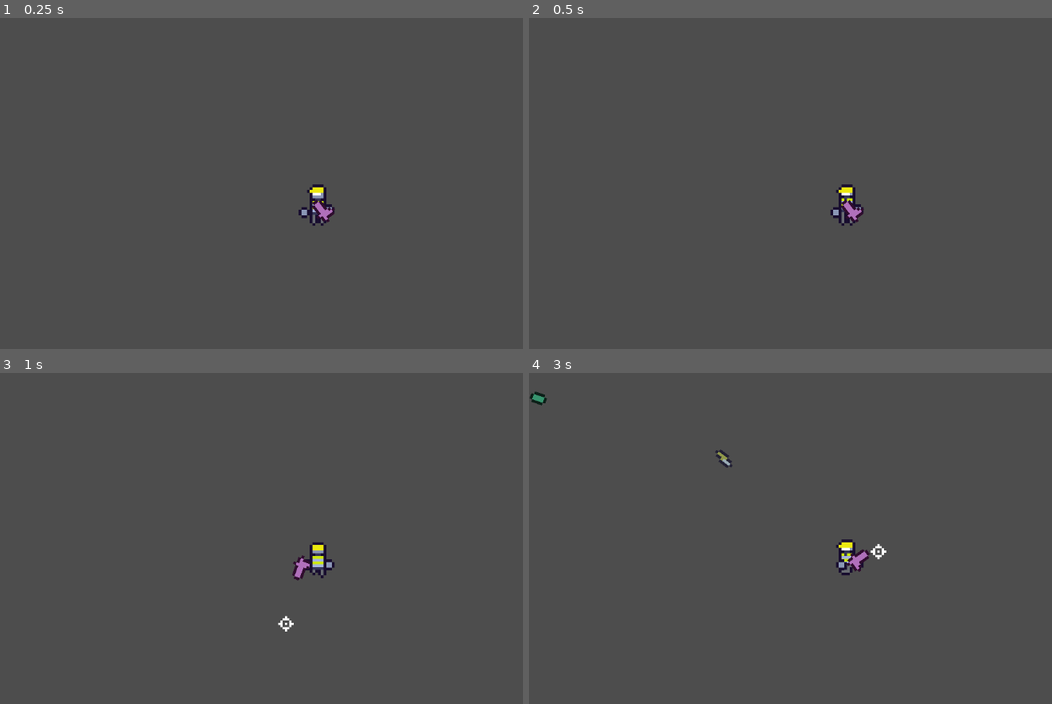
Above: before the commit, frames 1-4 (two rows, left to right).
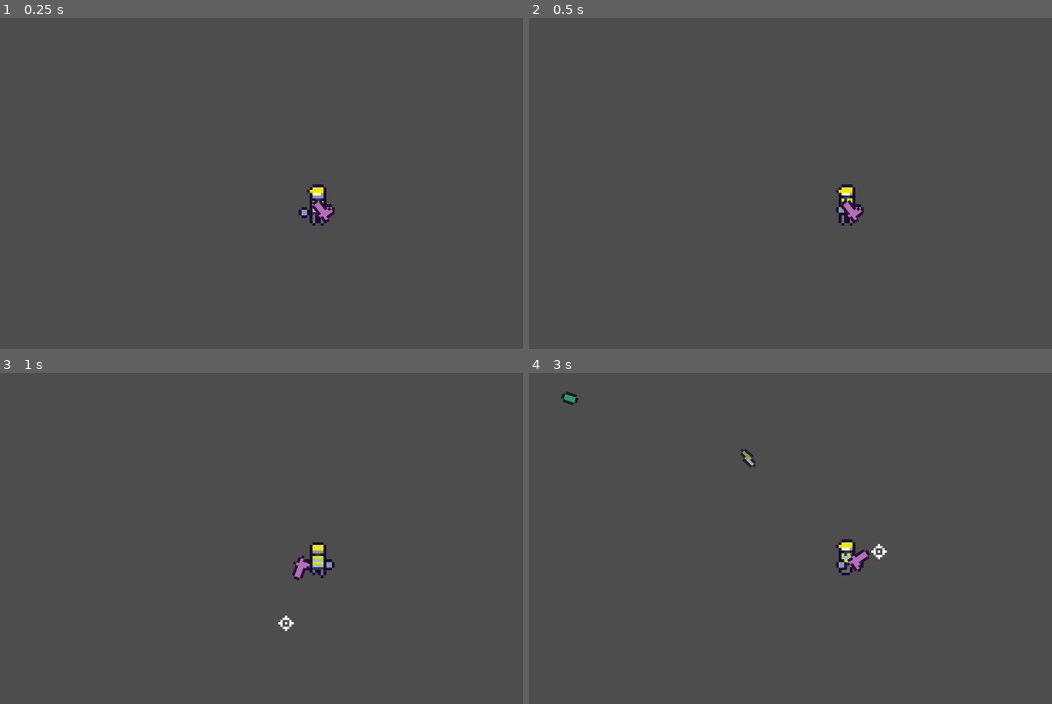
Above: after the commit, the same moments.

Repository: DryGuyx2/magnet_knives
Game: Godot game, scene res://main.tscn
Same seed, same stepped clock (60 frames per second), same inputs: the game is played once before the commit and once after it.
Inputs (mouse positions are in pixels of both pictures, inside the frame that each line leads up to):
- Up to frame 1 (0.25 s): no input
- Up to frame 2 (0.5 s): no input
- Up to frame 3 (1 s): move the mouse to (287, 624) at 0.52 s; hold W (move_up) from 0.53 s (still down); right-click (287, 624) at 0.6 s
- Up to frame 4 (3 s): move the mouse to (1036, 604) at 1.27 s; right-click (1036, 604) at 1.35 s; tap Enter at 2 s; move the mouse to (654, 498) at 2.02 s; release W (move_up) at 2.03 s; hold A (move_left) from 2.03 s (still down); click (654, 498) at 2.1 s; right-click (654, 498) at 2.3 s; move the mouse to (879, 551) at 2.77 s; tap C (test_1) at 2.85 s

Frame 1 is identical in both runs. In frame 2, less than 0.1% of the frame differs, in the area x 57-61%, y 56-61%; in frame 3, less than 0.1%; in frame 4, 0.4%, in the area x 0-69%, y 5-59%.

Commit message:
Add knife health

Diff:
--- a/knife/knife.gd
+++ b/knife/knife.gd
@@ -2,6 +2,7 @@
 class_name Knife
 
 @export var move_speed: int = 40
+@export var health: int = 3
 var player: Player
 
 func _ready() -> void:
@@ -15,3 +16,8 @@
 	look_at(player.global_position)
 	velocity = (player.global_position - global_position) * move_speed * delta
 	move_and_slide()
+
+func damage(amount: int) -> void:
+	health -= amount
+	if health < 1:
+		queue_free()
--- a/player/bullet/bullet.gd
+++ b/player/bullet/bullet.gd
@@ -22,5 +22,4 @@
 func _on_body_entered(body: CharacterBody2D):
 	if body.has_method("damage"):
 		body.damage(damage)
-	print("HIT")
 	queue_free()
--- a/player/player.gd
+++ b/player/player.gd
@@ -10,7 +10,7 @@
 @export var main_scene: Node2D
 @export var move_speed: int = 10000
 @export var initial_state: State = State.IDLE
-@export var dash_distance: int = 300
+@export var dash_speed: int = 30000
 @export var dash_duration: float = 1
 
 @onready var player_animations: AnimatedSprite2D = $AnimatedSprite2D
@@ -44,16 +44,19 @@
 		velocity = move_direction * move_speed * delta
 	elif current_state == State.IDLE:
 		velocity = Vector2.ZERO
+	elif current_state == State.DASHING:
+		velocity = move_direction * dash_speed * delta
+		dash_time_left -= delta
+		if dash_time_left <= 0:
+			exit_dash()
 	handle_gun()
 	handle_animations()
 	move_and_slide()
 
+var dash_time_left: float = dash_duration
 func engage_dash() -> void:
-	var dash_destination = global_position + move_direction * dash_distance
-	var dash_tween = create_tween()
-	dash_tween.tween_property(self, "position", dash_destination, dash_duration).set_trans(Tween.TRANS_CIRC).set_ease(Tween.EASE_OUT)
-	dash_tween.play()
-	dash_tween.tween_callback(exit_dash)
+	dash_time_left = dash_duration
+	current_state = State.DASHING
 
 func exit_dash() -> void:
 	current_state = State.IDLE
--- a/player/player.tscn
+++ b/player/player.tscn
@@ -297,7 +297,7 @@
 position = Vector2(1, -0.2)
 scale = Vector2(1, 1)
 sprite_frames = SubResource("SpriteFrames_7jdic")
-frame_progress = 0.198499
+frame_progress = 0.521236
 
 [node name="Gunpivot" type="Node2D" parent="HandPivot/Hands"]
 position = Vector2(-5, 5.4)
Not shown, changed: export_presets.cfg
